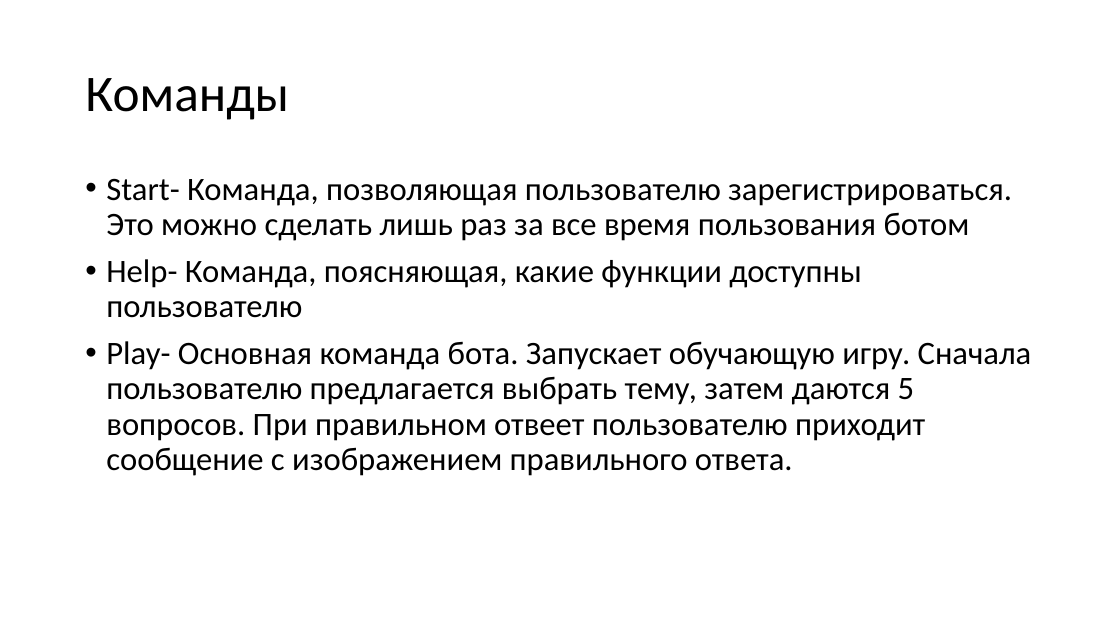
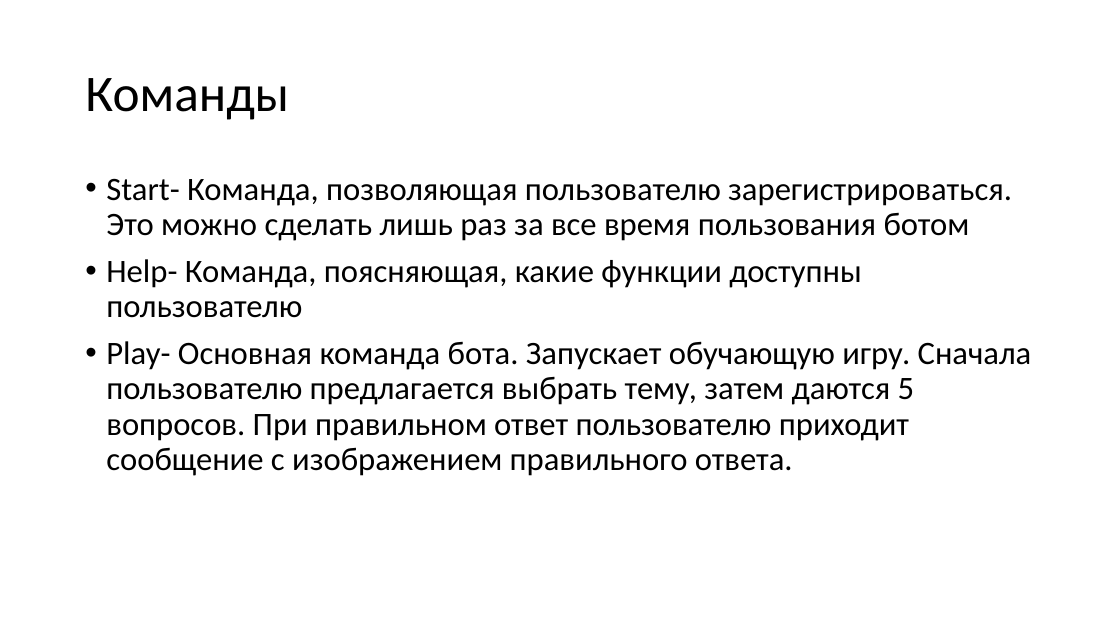
Before and after one commit to kuray1nika/bot, a slide deck: slide 2 of yandex_liceum_hw_bot/Обучающий теелграм бот.pptx. Drawn at 1120x630 pixels with LibreOffice and Linux fonts; fonts in the diff are those of the drawing. Boxes give left, top, right and bottom in pixels: in the first picture for what was removed or moved away, otherwise in the second. Text is boxed around its words. In the diff, an @@ line names an element or a change of style, - is before the commit and + after.

```diff
--- a/yandex_liceum_hw_bot/Обучающий теелграм бот.pptx
+++ b/yandex_liceum_hw_bot/Обучающий теелграм бот.pptx
@@ text at <box>106,341,1032,476</box>: text changed @@
-• Play- Основная команда бота. Запускает обучающую игру. Сначала пользователю предлагается выбрать тему, затем даются 5 вопросов. При правильном отвеет пользователю приходит сообщение с изображением правильного ответа.
+• Play- Основная команда бота. Запускает обучающую игру. Сначала пользователю предлагается выбрать тему, затем даются 5 вопросов. При правильном ответ пользователю приходит сообщение с изображением правильного ответа.
```
Also in this commit, not shown: 1 other slide changed, 2 other files.
